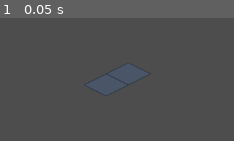
Above: before the commit, frame 1.
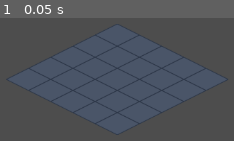
Above: after the commit, the same moment.

Repository: miles5g/milky-world
Game: Godot game, scene res://scenes/world.tscn
Two runs of this game, one before a commit and one after it. Both use one fixed random seed, a clock stepped at 60 frames per second and the inputs below.
Inputs:
- Up to frame 1 (0.05 s): no input

The runs differ from the first frame. In frame 1, 34% of the frame differs, in the area x 2-98%, y 5-96%.

Commit message:
Phase 1: full floor grid, click-to-cell with correct world coords
- Restore 5x5 floor loop (map space only); camera centers on floor bounds
- Click: convert viewport pos to world (canvas_transform.affine_inverse) then local_to_map
- Print cell and has_floor on left click

Made-with: Cursor

Diff:
--- a/scripts/world.gd
+++ b/scripts/world.gd
@@ -1,13 +1,11 @@
 extends Node2D
 ## World root: FloorLayer (TileMapLayer) + NavigationRegion2D.
 ##
-## Reset: map space only. We place exactly two tiles using TileMapLayer's native
-## coordinate system — no pixel or tile_size math. If (0,0) and (1,0) interlock
-## in the editor, the TileSet/layout is correct and we can bring back the grid loop.
-##
-## In the editor: TileSet must have Tile Shape = Isometric (diamond). Check
-## assets/tiles/floor_tileset.tres — tile_shape = 1.
+## Map space only. We paint a rectangle in grid coords; Godot converts to screen via the TileSet.
+## Single source of truth for floor size: FLOOR_GRID_WIDTH × FLOOR_GRID_HEIGHT.
 
+const FLOOR_GRID_WIDTH := 5
+const FLOOR_GRID_HEIGHT := 5
 const FLOOR_SOURCE_ID := 0
 const FLOOR_ATLAS_COORDS := Vector2i(0, 0)
 
@@ -16,26 +14,44 @@
 
 
 func _ready() -> void:
-	_paint_diamond_test()
-	_center_camera_on_tiles()
-	_log_map_positions()
+	_paint_floor()
+	_center_camera_on_floor()
+	var count := _count_floor_cells()
+	print("[World] _ready: floor painted %dx%d, cells with tile: %d" % [FLOOR_GRID_WIDTH, FLOOR_GRID_HEIGHT, count])
 
 
-func _paint_diamond_test() -> void:
-	# Map space only. Godot converts these to screen position using the TileSet.
-	floor_layer.set_cell(Vector2i(0, 0), FLOOR_SOURCE_ID, FLOOR_ATLAS_COORDS, 0)
-	floor_layer.set_cell(Vector2i(1, 0), FLOOR_SOURCE_ID, FLOOR_ATLAS_COORDS, 0)
+func _unhandled_input(event: InputEvent) -> void:
+	if event is InputEventMouseButton:
+		var mb: InputEventMouseButton = event
+		if mb.pressed and mb.button_index == MOUSE_BUTTON_LEFT:
+			_handle_click(mb.global_position)
 
 
-func _center_camera_on_tiles() -> void:
-	# Center view on (0,0) and (1,0) so both tiles are on-screen (isometric (1,0) can be up/right of viewport).
-	var pos_00: Vector2 = floor_layer.map_to_local(Vector2i(0, 0))
-	var pos_10: Vector2 = floor_layer.map_to_local(Vector2i(1, 0))
-	camera.position = (pos_00 + pos_10) / 2.0
+func _handle_click(viewport_pos: Vector2) -> void:
+	# Viewport pos is screen coords; convert to world so local_to_map sees correct position.
+	var world_pos: Vector2 = get_viewport().get_canvas_transform().affine_inverse() * viewport_pos
+	var cell: Vector2i = floor_layer.local_to_map(world_pos)
+	var has_tile: bool = floor_layer.get_cell_source_id(cell) != -1
+	print("[World] click -> cell %s (has_floor=%s)" % [cell, has_tile])
+
+
+func _paint_floor() -> void:
+	for x in FLOOR_GRID_WIDTH:
+		for y in FLOOR_GRID_HEIGHT:
+			floor_layer.set_cell(Vector2i(x, y), FLOOR_SOURCE_ID, FLOOR_ATLAS_COORDS, 0)
+
+
+func _center_camera_on_floor() -> void:
+	var top_left: Vector2 = floor_layer.map_to_local(Vector2i(0, 0))
+	var bottom_right: Vector2 = floor_layer.map_to_local(Vector2i(FLOOR_GRID_WIDTH - 1, FLOOR_GRID_HEIGHT - 1))
+	camera.position = (top_left + bottom_right) / 2.0
 	camera.make_current()
 
 
-func _log_map_positions() -> void:
-	var pos_00: Vector2 = floor_layer.map_to_local(Vector2i(0, 0))
-	var pos_10: Vector2 = floor_layer.map_to_local(Vector2i(1, 0))
-	print("[World] Diamond test: (0,0) local=%s  (1,0) local=%s  step=%s" % [pos_00, pos_10, pos_10 - pos_00])
+func _count_floor_cells() -> int:
+	var n := 0
+	for x in FLOOR_GRID_WIDTH:
+		for y in FLOOR_GRID_HEIGHT:
+			if floor_layer.get_cell_source_id(Vector2i(x, y)) != -1:
+				n += 1
+	return n
